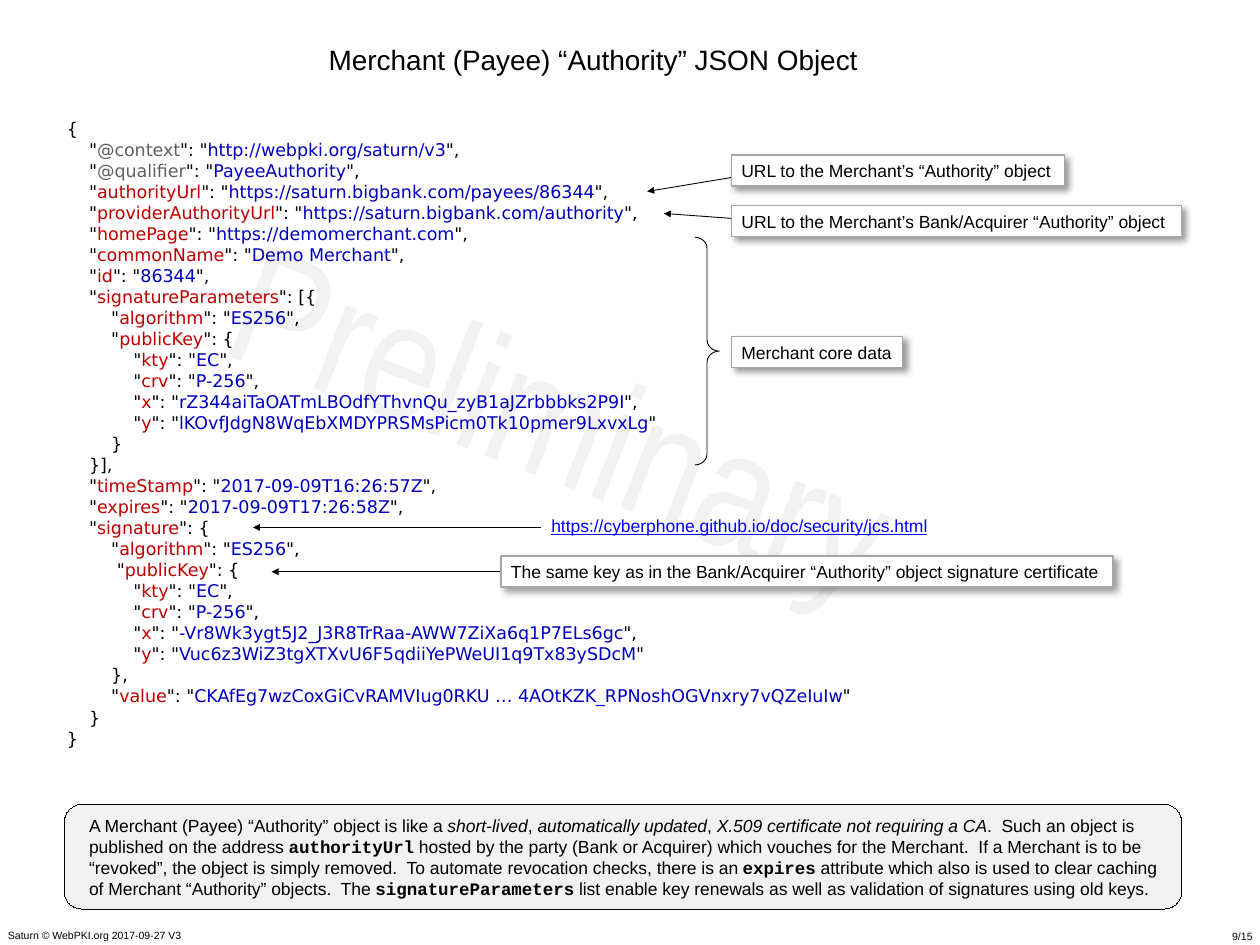
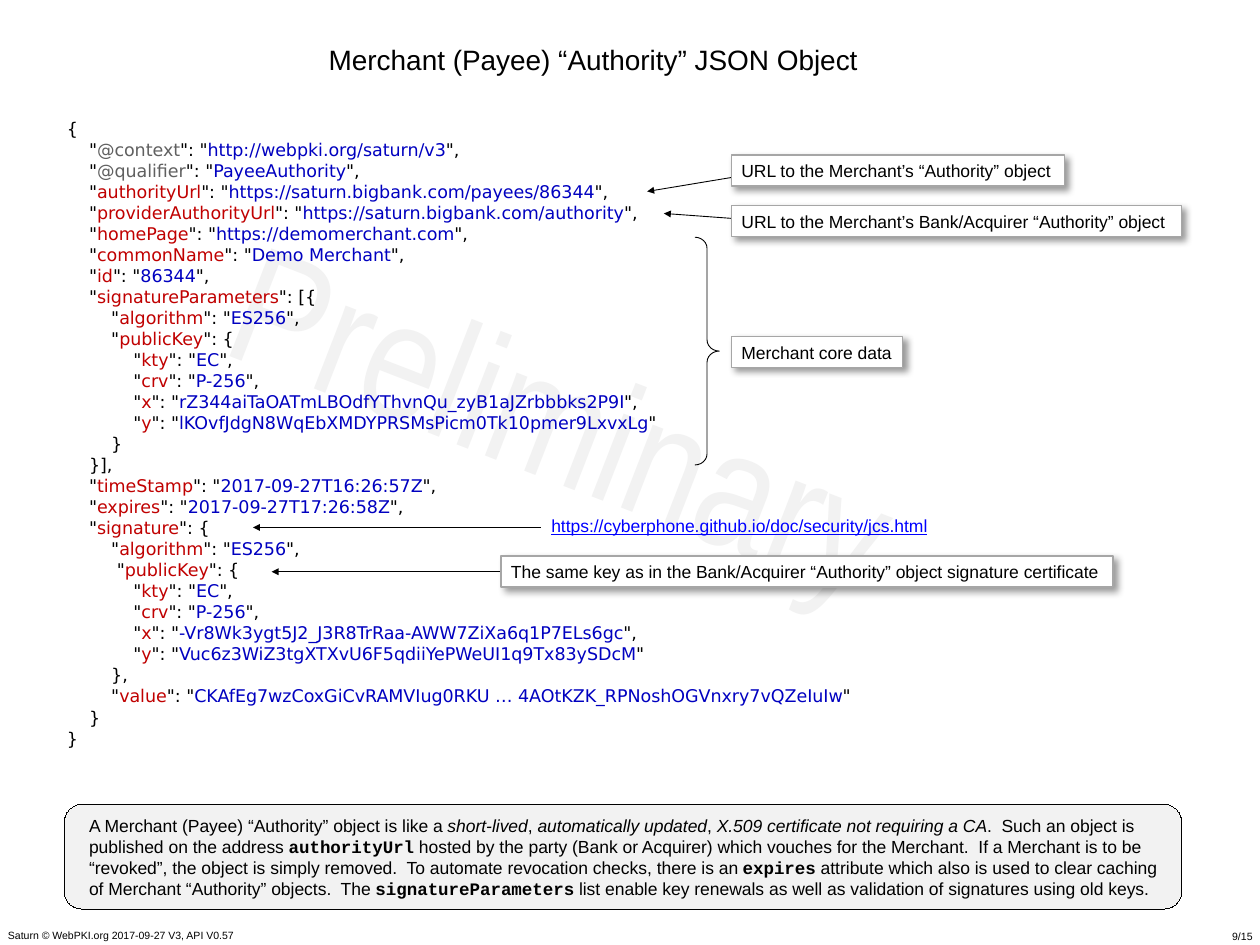
Before and after one commit to cyberphone/doc, a slide deck: slide 9 of saturn/saturn-v3-presentation.pptx. Drawn at 1260x945 pixels with LibreOffice and Linux fonts; fonts in the diff are those of the drawing. Boxes give left, top, right and bottom in pixels: in the first picture for what was removed or moved away, otherwise in the second. Text is boxed around its words. In the diff, an @@ line names an element or a change of style, - is before the commit and + after.

```diff
--- a/saturn/saturn-v3-presentation.pptx
+++ b/saturn/saturn-v3-presentation.pptx
@@ text at (x1=89, y1=478, x2=644, y2=664): text changed @@
-"timeStamp": "2017-09-09T16:26:57Z",
-"expires": "2017-09-09T17:26:58Z",
-"signature": {
-"algorithm": "ES256",
-"publicKey": {
-"kty": "EC",
-"crv": "P-256",
-"x": "-Vr8Wk3ygt5J2_J3R8TrRaa-AWW7ZiXa6q1P7ELs6gc",
-"y": "Vuc6z3WiZ3tgXTXvU6F5qdiiYePWeUI1q9Tx83ySDcM"
-},
+"timeStamp": "2017-09-27T16:26:57Z",
+"expires": "2017-09-27T17:26:58Z",
+"signature": {
+"algorithm": "ES256",
+"publicKey": {
+"kty": "EC",
+"crv": "P-256",
+"x": "-Vr8Wk3ygt5J2_J3R8TrRaa-AWW7ZiXa6q1P7ELs6gc",
+"y": "Vuc6z3WiZ3tgXTXvU6F5qdiiYePWeUI1q9Tx83ySDcM"
+},
@@ text at (x1=8, y1=931, x2=233, y2=941): text changed @@
-Saturn © WebPKI.org 2017-09-27 V3
+Saturn © WebPKI.org 2017-09-27 V3, API V0.57
```
Also in this commit, not shown: 14 other slides changed, 1 other file.
